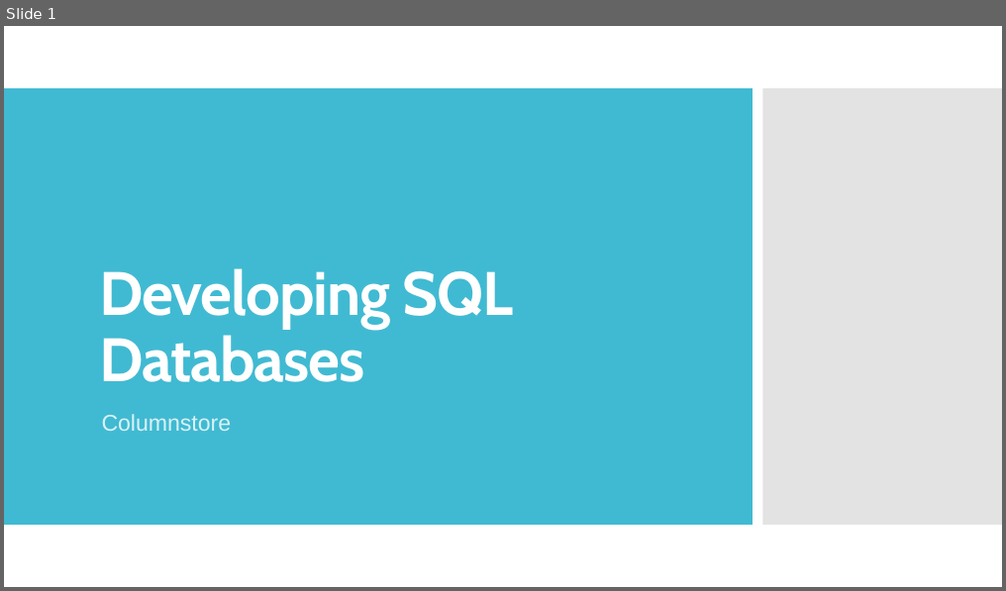
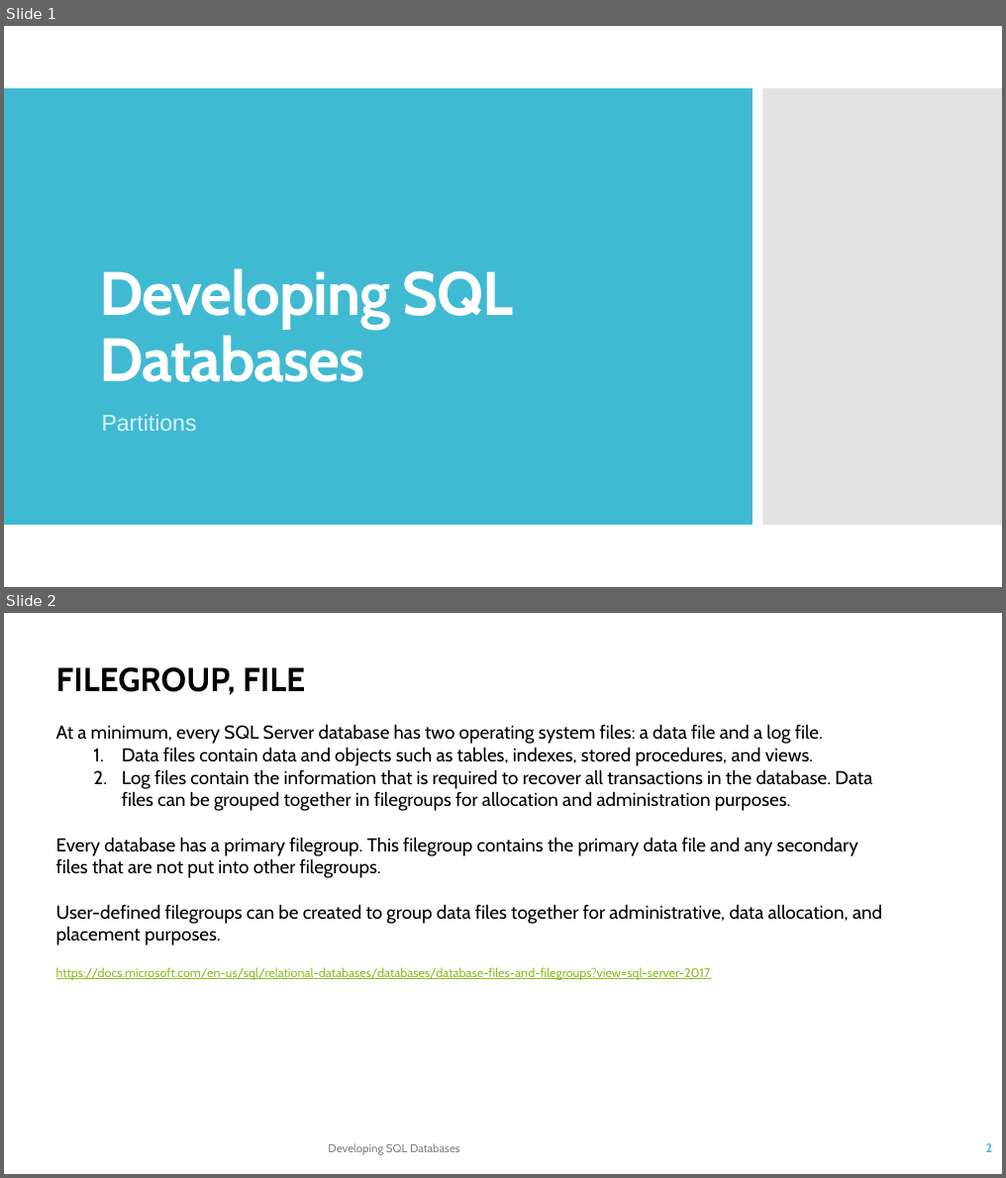
Before and after one commit to TKostyrka/70762DevSQLDB, a slide deck: DEVSQL_05_ColumnStoreIndex/DEVSQL_05A_Partitions.pptx. Shown one above the other, each under a label of ours: slide 1 before the commit, slides 1 and 2 after it. The pictures are 1006x591 and 1006x1178 pixels, drawn with LibreOffice and Linux fonts; fonts in the diff are those of the drawing. Boxes give left, top, right and bottom in pixels: in the first picture for what was removed or moved away, otherwise in the second. Text is boxed around its words. In the diff, an @@ line names an element or a change of style, - is before the commit and + after.

```diff
--- a/DEVSQL_05_ColumnStoreIndex/DEVSQL_05A_Partitions.pptx
+++ b/DEVSQL_05_ColumnStoreIndex/DEVSQL_05A_Partitions.pptx
@@ slide 2 added at (4, 613, 1002, 1174), background #FFFFFF @@
@@ text added at (56, 667, 882, 980), 18 pt, text #000000 @@
+FILEGROUP, FILE
+At a minimum, every SQL Server database has two operating system files: a data file and a log file.
+  1. Data files contain data and objects such as tables, indexes, stored procedures, and views.
+  2. Log files contain the information that is required to recover all transactions in the database. Data files can be grouped together in filegroups for allocation and administration purposes.
+Every database has a primary filegroup. This filegroup contains the primary data file and any secondary files that are not put into other filegroups.
+User-defined filegroups can be created to group data files together for administrative, data allocation, and placement purposes.
+https://docs.microsoft.com/en-us/sql/relational-databases/databases/database-files-and-filegroups?view=sql-server-2017
@@ text added at (328, 1144, 460, 1156), 11 pt, text #808080 @@
+Developing SQL Databases
@@ page number added at (986, 1144, 993, 1153), 12 pt, text #40BAD2, bold @@
+2
@@ slide 1 changed as well @@
@@ subtitle at (102, 414, 197, 431): text changed @@
-Columnstore
+Partitions
```
Also in this commit, not shown: 6 other slides changed, 7 other slides added, 5 slides removed.
